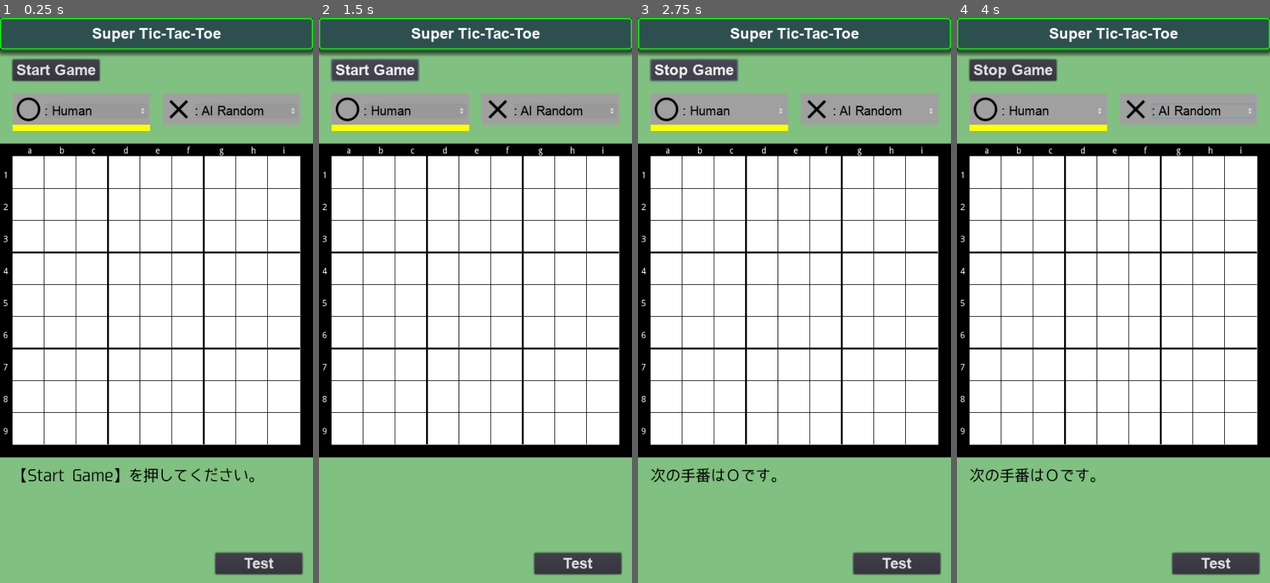
Above: before the commit, frames 1-4 (left to right).
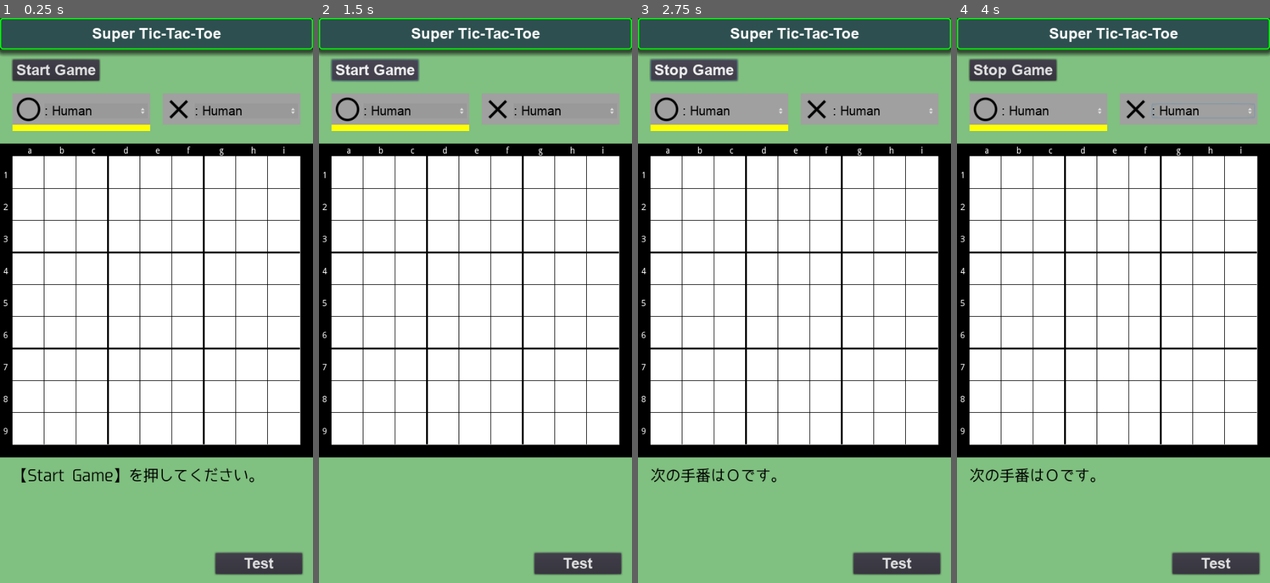
Above: after the commit, the same moments.

Repository: vivisuke/SuperTicTacToe
Game: Godot game, scene res://MainScene.tscn
The game is run twice, just before and just after one commit, with the same random seed, the same clock (stepped at 60 frames per second) and the same inputs.
Inputs:
- Up to frame 1 (0.25 s): no input
- Up to frame 2 (1.5 s): click "Start Game" at 0.5 s; click "Stop Game" at 1.25 s
- Up to frame 3 (2.75 s): click "Start Game" at 2 s
- Up to frame 4 (4 s): click "Test" at 2.75 s; click "Ｖ" at 3.5 s

The runs differ from the first frame. In frame 1, 0.2% of the frame differs, in the area x 64-85%, y 15-18%; in frame 2, 0.2%; in frame 3, 0.2%; in frame 4, 0.2%.

Commit message:
0064 ◎ C 01/11 01/11 0.001│問題│ゲームスタートしていないのに、○着手可能

Diff:
--- a/SuperTicTacToe/scripts/MainScene.gd
+++ b/SuperTicTacToe/scripts/MainScene.gd
@@ -85,6 +85,10 @@
 	func _init():
 		rng.randomize()		# Setups a time-based seed
 		#rng.seed = 0			# 固定乱数系列
+		init()
+		#print(ev_table)
+		pass
+	func init():
 		n_put = 0
 		is_game_over = false
 		winner = -1
@@ -96,8 +100,6 @@
 		for ix in range(N_HORZ*N_VERT): l_board.push_back(EMPTY)
 		g_board = []
 		for ix in range(N_HORZ*N_VERT/9): g_board.push_back(EMPTY)
-		#print(ev_table)
-		pass
 	func print():
 		var txt = "  abc def ghi\n"
 		txt += " +---+---+---+\n"
@@ -283,8 +285,8 @@
 	BOARD_ORG = Vector2(BOARD_ORG_X, BOARD_ORG_Y)
 	setup_player_option_button($MaruPlayer/OptionButton)
 	setup_player_option_button($BatsuPlayer/OptionButton)
-	$BatsuPlayer/OptionButton.selected = AI_RANDOM
-	batsu_player = AI_RANDOM
+	$MaruPlayer/OptionButton.selected = maru_player
+	$BatsuPlayer/OptionButton.selected = batsu_player
 	rng.randomize()		# Setups a time-based seed
 	#rng.seed = 0			# 固定乱数系列
 	init_board()
@@ -297,7 +299,20 @@
 	ob.add_item(": Human", 0)
 	ob.add_item(": AI Random", 1)
 	ob.add_item(": AI Level 1", 2)	# １手先読み
+func update_board_tilemaps():		# g_bd の状態から TileMap たちを設定
+	for y in range(N_VERT):
+		for x in range(N_HORZ):
+			$Board/TileMapLocal.set_cell(x, y, g_bd.get_color(x, y))
+	var ix = 0
+	for y in range(N_VERT/3):
+		for x in range(N_HORZ/3):
+			var c = -1 if g_bd.next_board >= 0 && ix != g_bd.next_board else NEXT_LOCAL_BOARD
+			$Board/TileMapBG.set_cell(x, y, c)
+			$Board/TileMapGlobal.set_cell(x, y, g_bd.get_color_g(x, y))
+			ix += 1
+	pass
 func init_board():
+	g_bd.init()
 	n_put = 0
 	put_pos = [-1, -1]
 	n_put_board = [0, 0, 0, 0, 0, 0, 0, 0, 0]
@@ -311,6 +326,7 @@
 		for x in range(N_HORZ/3):
 			$Board/TileMapBG.set_cell(x, y, NEXT_LOCAL_BOARD)
 			$Board/TileMapGlobal.set_cell(x, y, -1)
+	update_board_tilemaps()		# g_bd の状態から TileMap たちを設定
 	pass
 func update_next_label():
 	$MessLabel.text = "次は%sの手番です。" % ("Ｏ" if next_color == MARU else "Ｘ")
@@ -397,6 +413,7 @@
 					lst.push_back([x0+h, y0+v])
 		return lst[rng.randi_range(0, lst.size() - 1)]
 func put_and_post_proc(x : int, y : int):	# 着手処理とその後処理
+	g_bd.put(x, y, next_color)
 	put(x, y, next_color)
 	var gx = int(x) / 3
 	var gy = int(y) / 3
@@ -415,6 +432,7 @@
 				$Board/TileMapBG.set_cell(gx2, gy2, NEXT_LOCAL_BOARD)
 	next_color = (MARU + BATSU) - next_color
 	update_next_label()
+	update_board_tilemaps()
 	return false
 func _process(delta):
 	if waiting > 0:
@@ -429,6 +447,7 @@
 		AI_thinking = false
 	pass
 func _input(event):
+	if !game_started: return
 	if event is InputEventMouseButton:
 		#print(event.position)
 		#print($Board/TileMapLocal.world_to_map(event.position - BOARD_ORG))
Not shown, changed: SuperTicTacToe.spr
